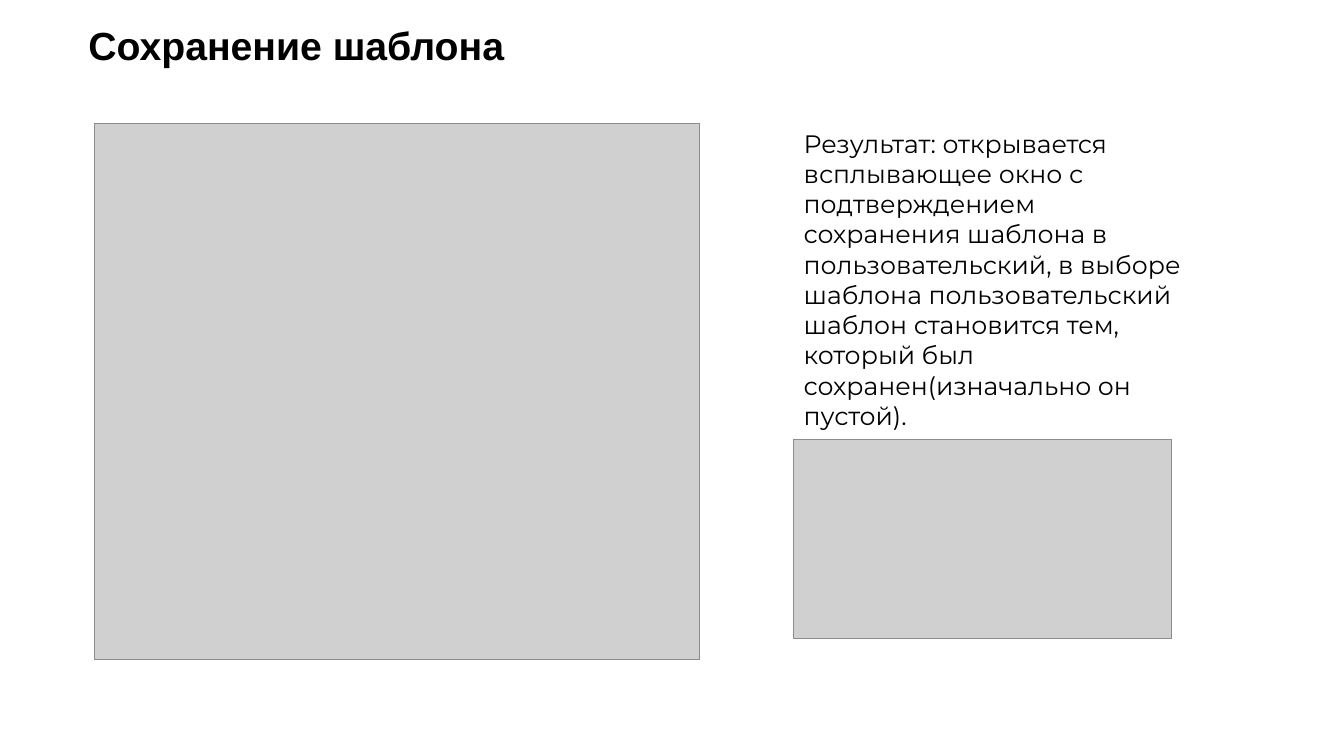
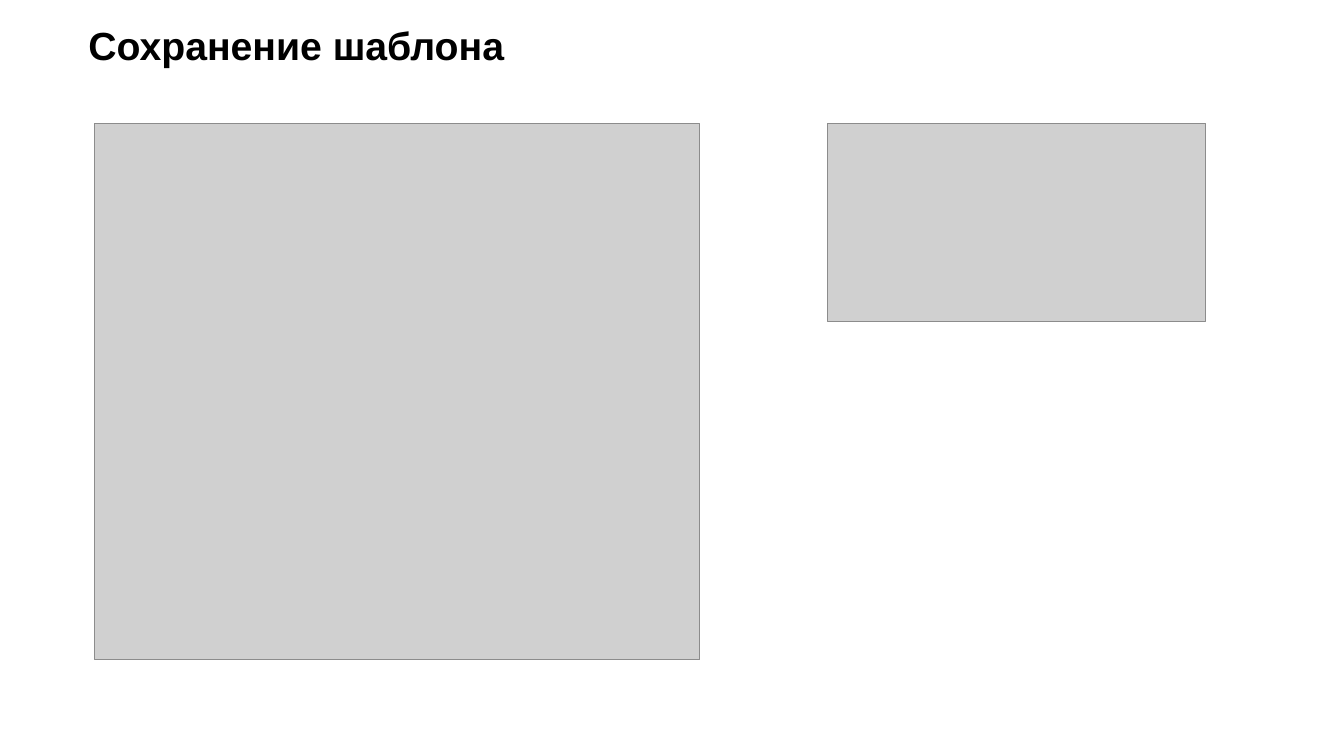
Before and after one commit to Samira13456/project3, a slide deck: slide 14 of pr3.pptx. Drawn at 1344x756 pixels with LibreOffice and Linux fonts; fonts in the diff are those of the drawing; grey boxes stand for pictures; background and template pictures are left out. Boxes give left, top, right and bottom in pixels: in the first picture for what was removed or moved away, otherwise in the second. Text is boxed around its words. In the diff, an @@ line names an element or a change of style, - is before the commit and + after.

```diff
--- a/pr3.pptx
+++ b/pr3.pptx
@@ text removed at [804, 135, 1181, 430] @@
-Результат: открывается всплывающее окно с подтверждением сохранения шаблона в пользовательский, в выборе шаблона пользовательский шаблон становится тем, который был сохранен(изначально он пустой).
@@ picture: place and size @@
-picture at [795, 440, 1173, 638]
+picture at [828, 123, 1206, 322]
```
Also in this commit, not shown: 7 other slides changed, 3 slides added, 2 slides removed.
